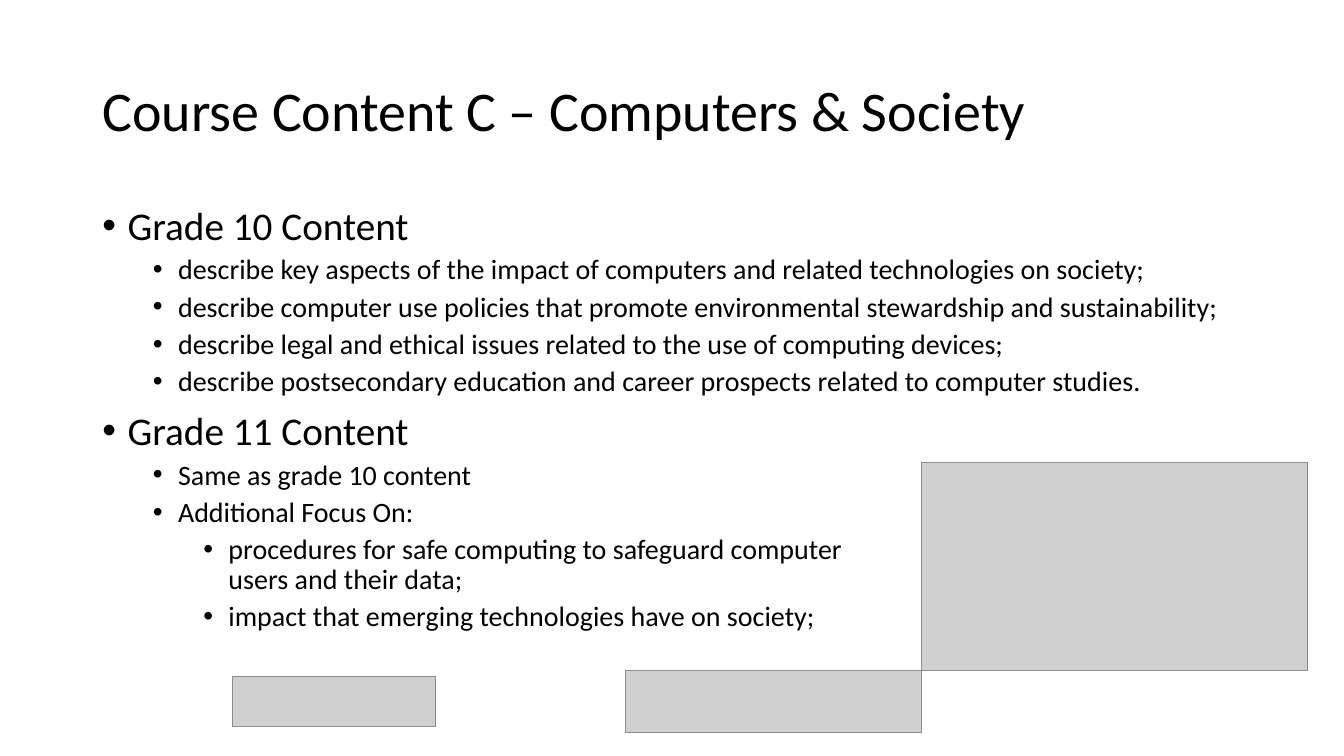
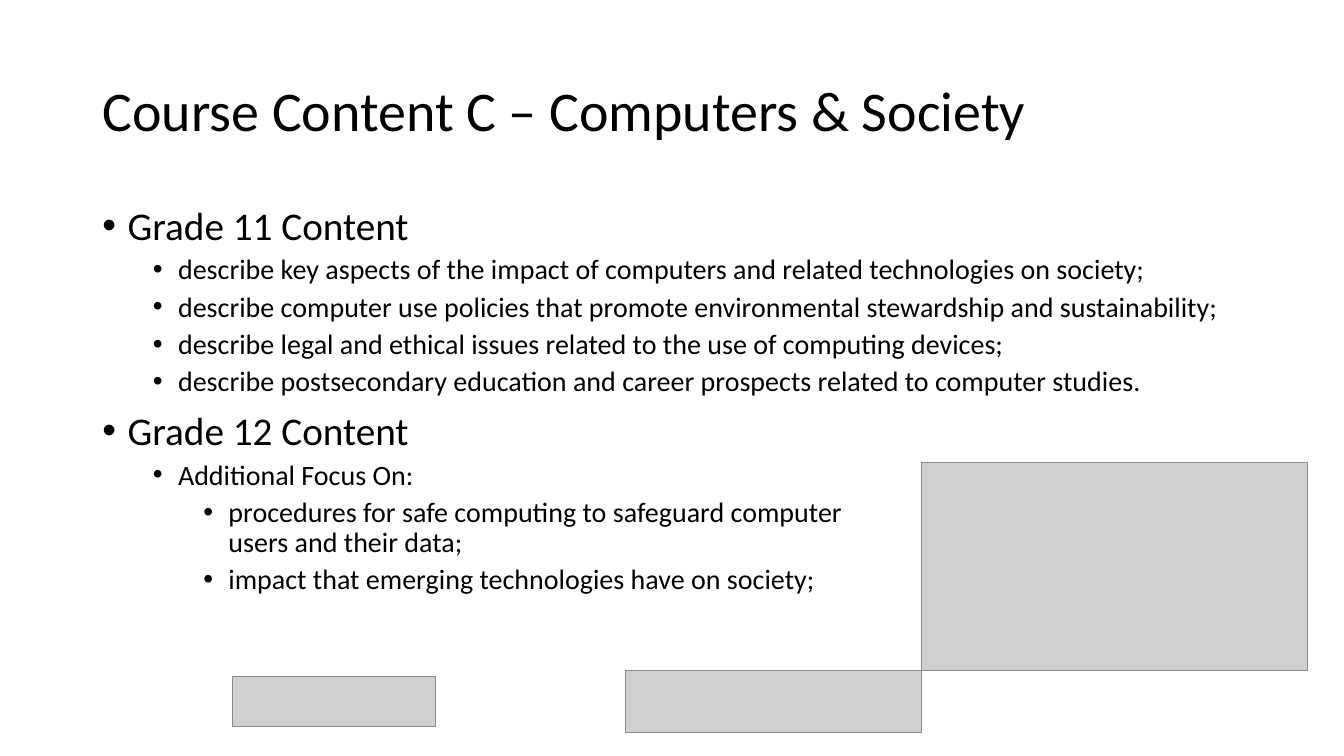
Before and after one commit to Greg5519/Old3C, a slide deck: slide 5 of Course Introduction.pptx. Drawn at 1344x756 pixels with LibreOffice and Linux fonts; fonts in the diff are those of the drawing; grey boxes stand for pictures. Boxes give left, top, right and bottom in pixels: in the first picture for what was removed or moved away, otherwise in the second. Text is boxed around its words. In the diff, an @@ line names an element or a change of style, - is before the commit and + after.

```diff
--- a/Course Introduction.pptx
+++ b/Course Introduction.pptx
@@ text at (128,212,408,241): text changed @@
-• Grade 10 Content
+• Grade 11 Content
@@ text at (128,417,408,446): text changed; size 20 to 28 pt @@
-• Grade 11 Content
-  • Same as grade 10 content
+• Grade 12 Content
```
Also in this commit, not shown: 5 other slides changed, 1 other file.
